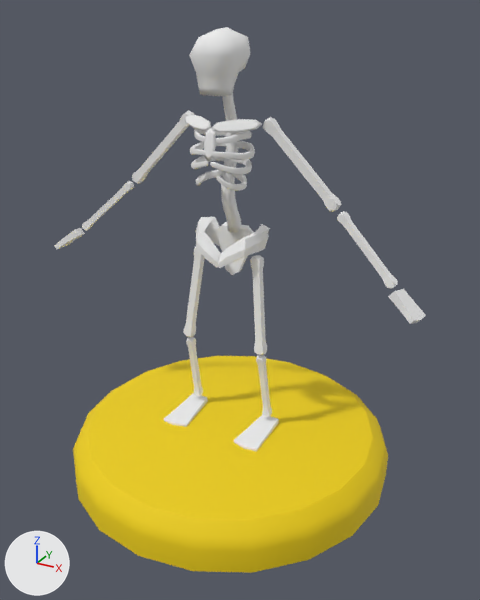
An edit to the FBX model Magic and Minions/Assets/Necromancer/Minions/skeleton/skeleton.fbx, drawn before and after from the same camera.
Both versions are drawn from a 50 mm lens placed at (0.0638, -0.1115, 0.0852), pointed at (0.0031, -0.0011, 0.03). Arrows for +X, +Y and +Z are at lower left; the lights stay in place. Where no turn or scale is listed for an object, it has been applied to the vertices.

In view in the first picture: 'pedestal', 'skeleton_GEO:skeleton_GEO'.
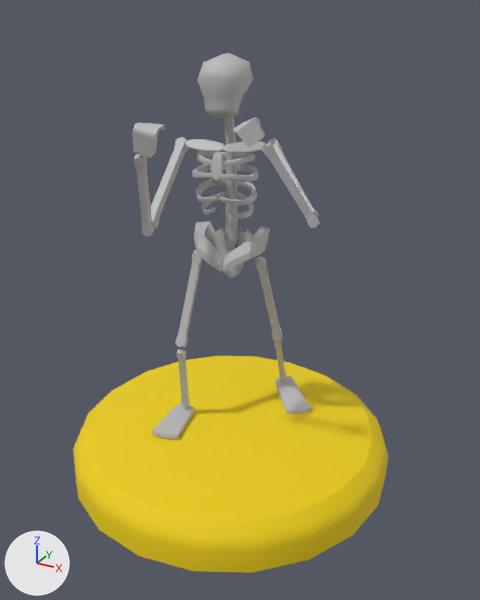
Edits to the scene script, one JSON object a line:
```json
{"op": "add", "block": "mat_lambert1", "code": ["mat_lambert1 = principled_material('lambert1')", "mat_lambert1.base_color = (0.5, 0.5, 0.5)  # grey #bcbcbc"]}
{"op": "add", "block": "me_mesh_001_1", "code": ["me_mesh_001_1 = bpy.data.meshes.new('Mesh.001')", "me_mesh_001_1.from_pydata(...)  # 3731 vertices, 3684 faces; spans x -0.0116..0.0232, y -0.0237..0.0207, z -0.0412..0.0367", "me_mesh_001_1.materials.append(mat_lambert1)  # grey #bcbcbc"]}
{"op": "remove", "block": "ob_skeleton_geo_skeleton_geo", "code": ["ob_skeleton_geo_skeleton_geo = bpy.data.objects.new('skeleton_GEO:skeleton_GEO', me_mesh)", "ob_skeleton_geo_skeleton_geo.location = (0.0, 0.0, 0.0)"]}
{"op": "add", "block": "ob_skeleton_geo", "code": ["ob_skeleton_geo = bpy.data.objects.new('skeleton_geo', me_mesh_001_1)", "ob_skeleton_geo.location = (0.0, -0.0031, 0.0411)"]}
```

What differs and where, as boxes (x1, y1, x2, y2) in the pictures (480 x 600 px):
```json
{"object": "skeleton_GEO:skeleton_GEO", "change": "deleted", "before": [54, 27, 426, 452]}
{"object": "skeleton_geo", "change": "added", "after": [132, 53, 320, 439]}
```
